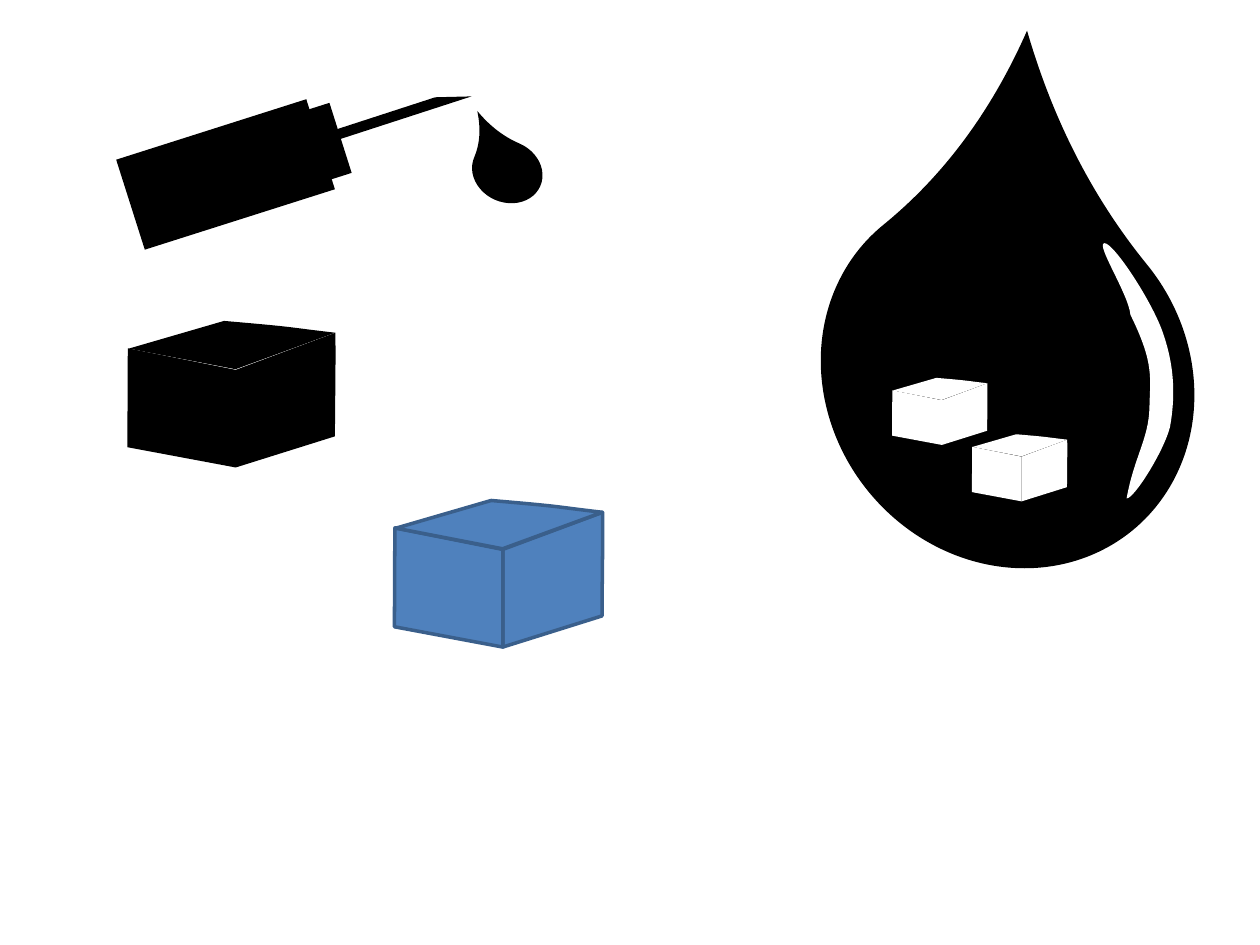
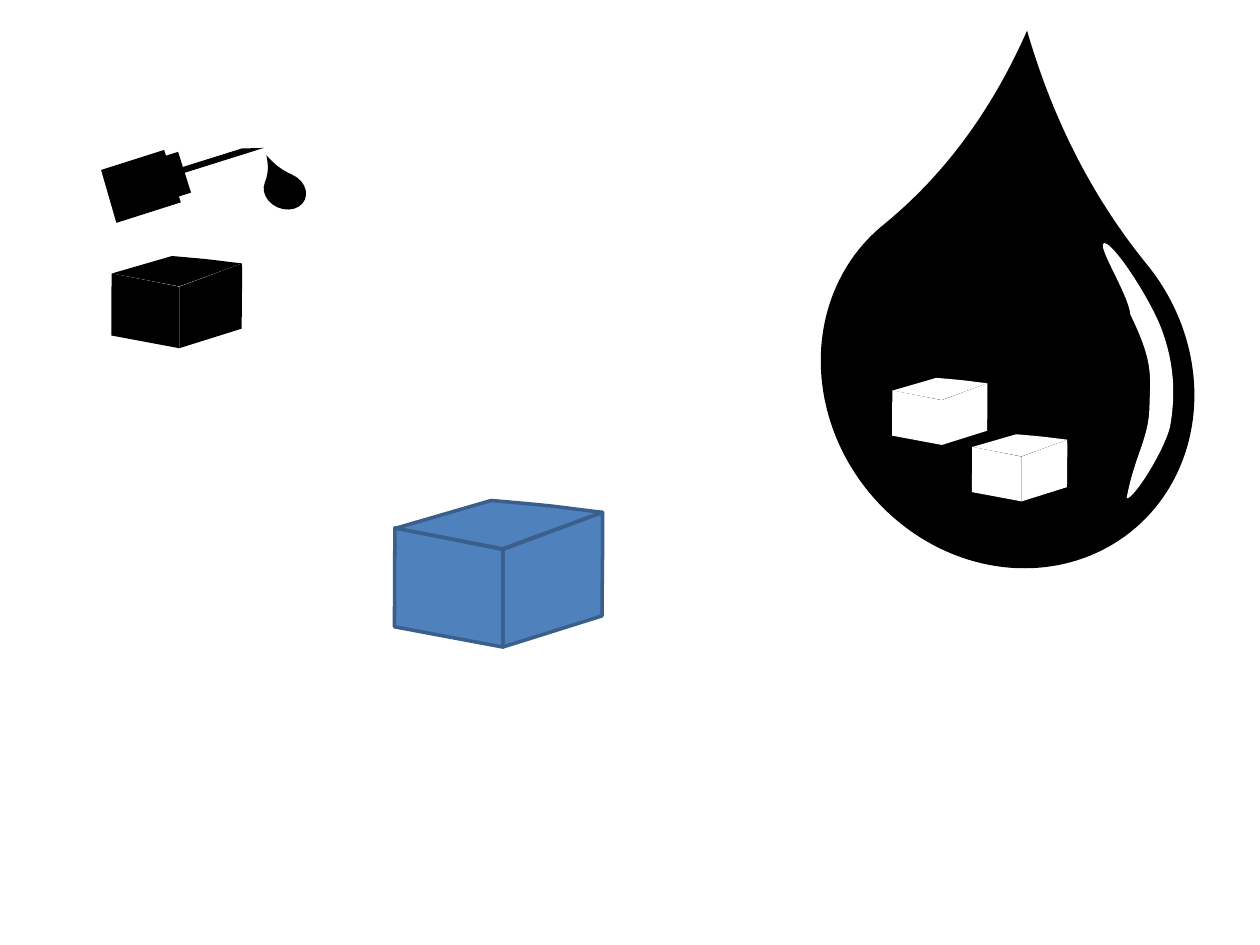
Before and after one commit to RRosier/GlucoseManager, a slide deck: slide 1 of Glucose/IconsDesign.pptx. Drawn at 1260x945 pixels with LibreOffice and Linux fonts; fonts in the diff are those of the drawing. Boxes give left, top, right and bottom in pixels: in the first picture for what was removed or moved away, otherwise in the second. Text is boxed around its words. In the diff, an @@ line names an element or a change of style, - is before the commit and + after.

```diff
--- a/Glucose/IconsDesign.pptx
+++ b/Glucose/IconsDesign.pptx
@@ rectangle added at (0, 149, 119, 265), fill #FFFFFF @@
@@ rectangle: place and size @@
-rectangle at (116, 99, 335, 250)
+rectangle at (49, 149, 181, 239)
@@ diag stripe: place and size @@
-diag stripe at (225, 97, 473, 176)
+diag stripe at (114, 148, 264, 195)
@@ rectangle: place and size @@
-rectangle at (200, 103, 352, 214)
+rectangle at (99, 151, 191, 217)
@@ teardrop: place and size @@
-teardrop at (462, 129, 552, 215)
+teardrop at (258, 167, 312, 217)
@@ freeform shape: place and size @@
-freeform shape at (129, 321, 335, 369)
+freeform shape at (112, 256, 242, 286)
@@ freeform shape: place and size @@
-freeform shape at (236, 333, 335, 467)
+freeform shape at (179, 263, 242, 348)
@@ freeform shape: place and size @@
-freeform shape at (127, 348, 236, 467)
+freeform shape at (111, 273, 179, 348)
```
Also in this commit, not shown: 4 other files.
